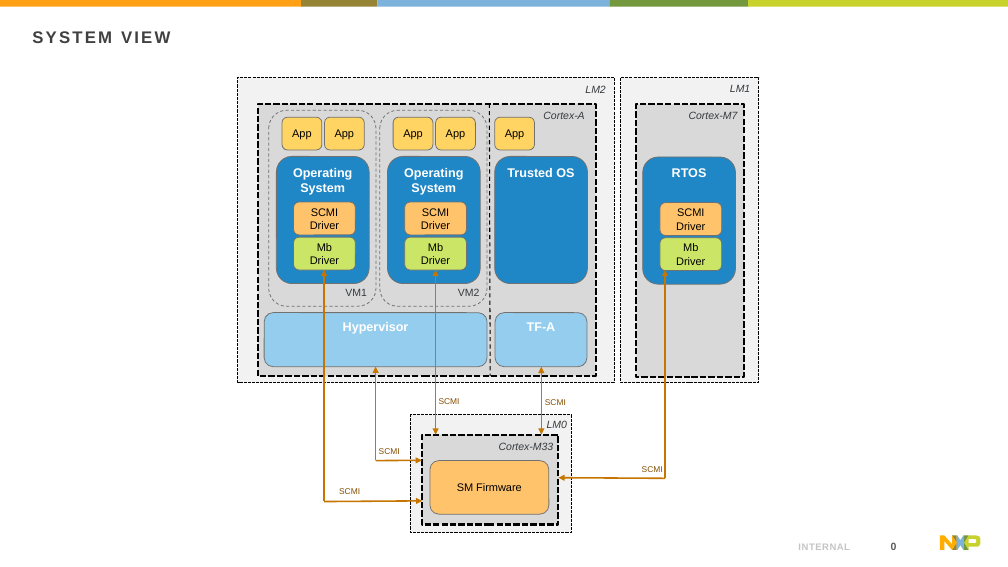
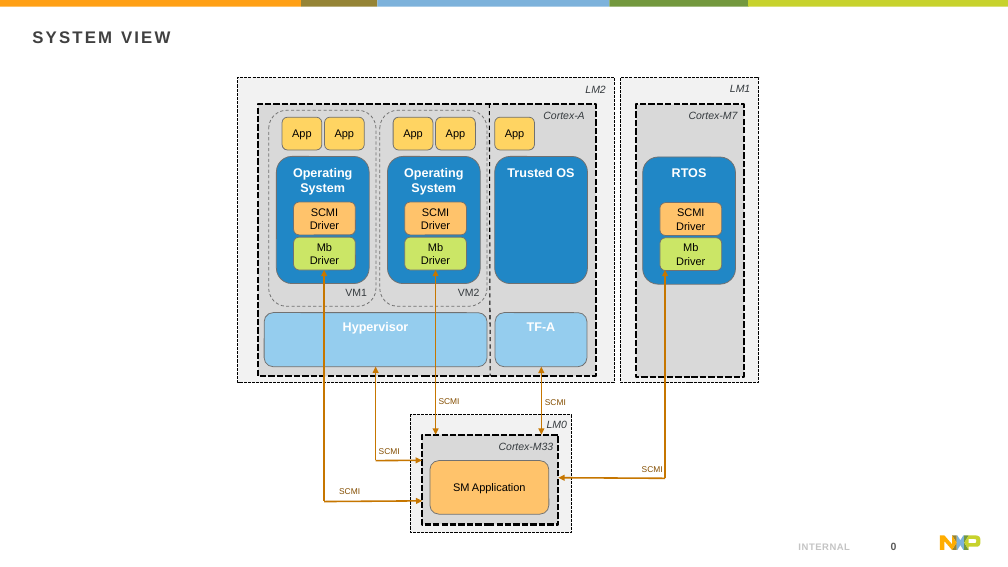
Before and after one commit to nxp-imx/imx-sm, a slide deck: slide 1 of sm/doc/images/source/i.MX_System_Manager_Diagrams.pptx. Drawn at 1008x567 pixels with LibreOffice and Linux fonts; fonts in the diff are those of the drawing. Boxes give left, top, right and bottom in pixels: in the first picture for what was removed or moved away, otherwise in the second. Text is boxed around its words. In the diff, an @@ line names an element or a change of style, - is before the commit and + after.

```diff
--- a/sm/doc/images/source/i.MX_System_Manager_Diagrams.pptx
+++ b/sm/doc/images/source/i.MX_System_Manager_Diagrams.pptx
@@ text in rounded rectangle at (453,483,526,494): text changed @@
-SM Firmware
+SM Application
```
Also in this commit, not shown: 1 other file.
